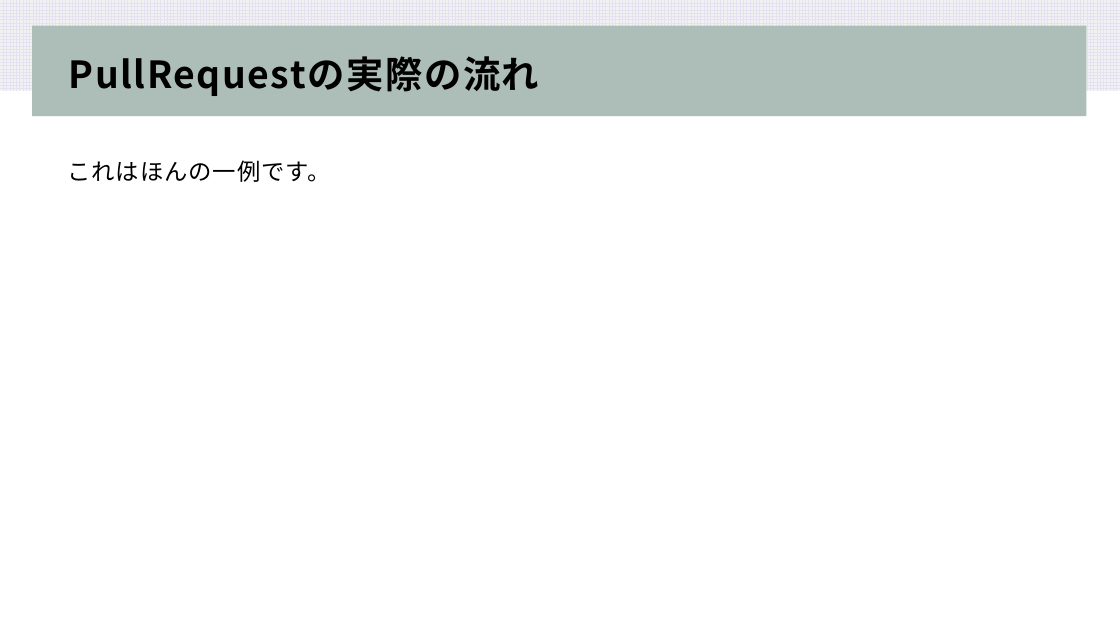
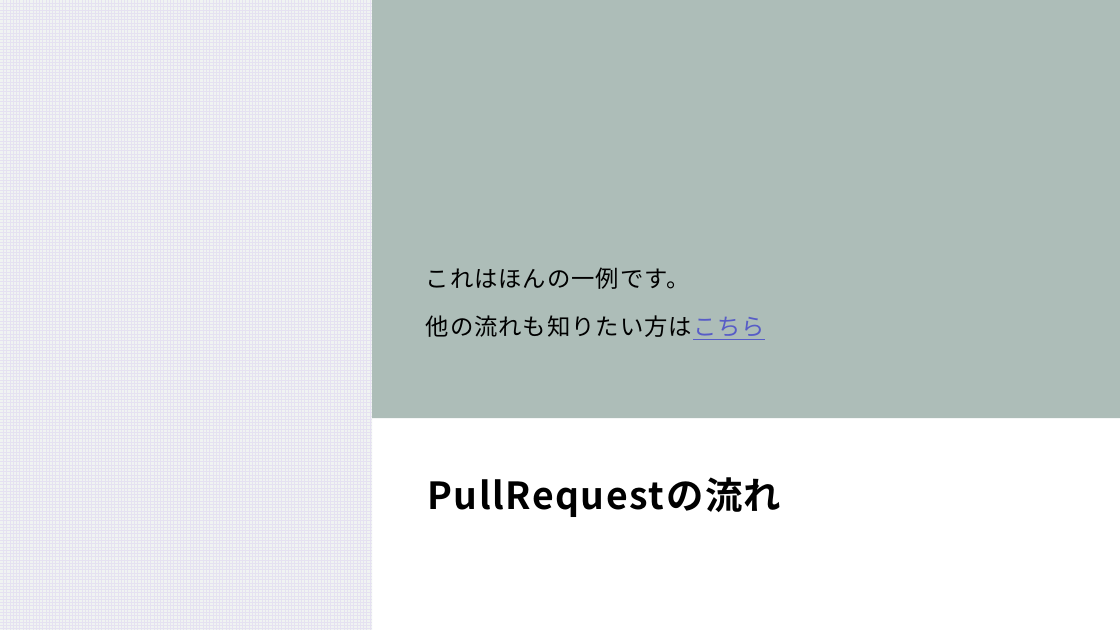
Before and after one commit to koki-sys/syuboard, a slide deck: slide 9 of document/PullRequest.pptx. Drawn at 1120x630 pixels with LibreOffice and Linux fonts; fonts in the diff are those of the drawing. Boxes give left, top, right and bottom in pixels: in the first picture for what was removed or moved away, otherwise in the second. Text is boxed around its words. In the diff, an @@ line names an element or a change of style, - is before the commit and + after.

```diff
--- a/document/PullRequest.pptx
+++ b/document/PullRequest.pptx
@@ rectangle added at [0,0,1120,630], fill #FFFFFF @@
@@ rectangle added at [0,0,372,630], fill pattern #E5E1F1 on #F0F3F2 @@
@@ rectangle removed at [32,26,1086,117] @@
@@ rectangle added at [372,0,1120,418], fill #ADBDB8 @@
@@ title removed at [69,56,539,96] @@
-PullRequestの実際の流れ
@@ text "これはほんの一例です。": place and size @@
-text "これはほんの一例です。" at [67,160,331,182]
+text "これはほんの一例です。" at [426,267,765,340]
@@ text "これはほんの一例です。" at [426,267,765,340]: vertical alignment top to bottom @@
@@ text at [426,315,765,340]: paragraph added @@
+他の流れも知りたい方はこちら
@@ title added at [427,477,781,517], 32 pt, text #000000, bold @@
+PullRequestの流れ
```
Also in this commit, not shown: 9 other slides changed, 6 slides added, 1 other file.
